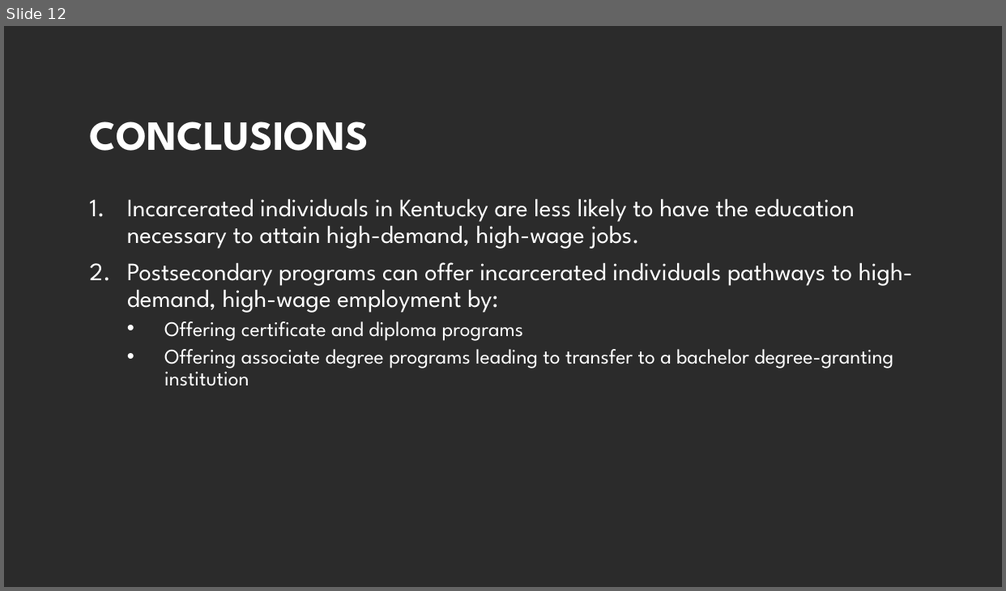
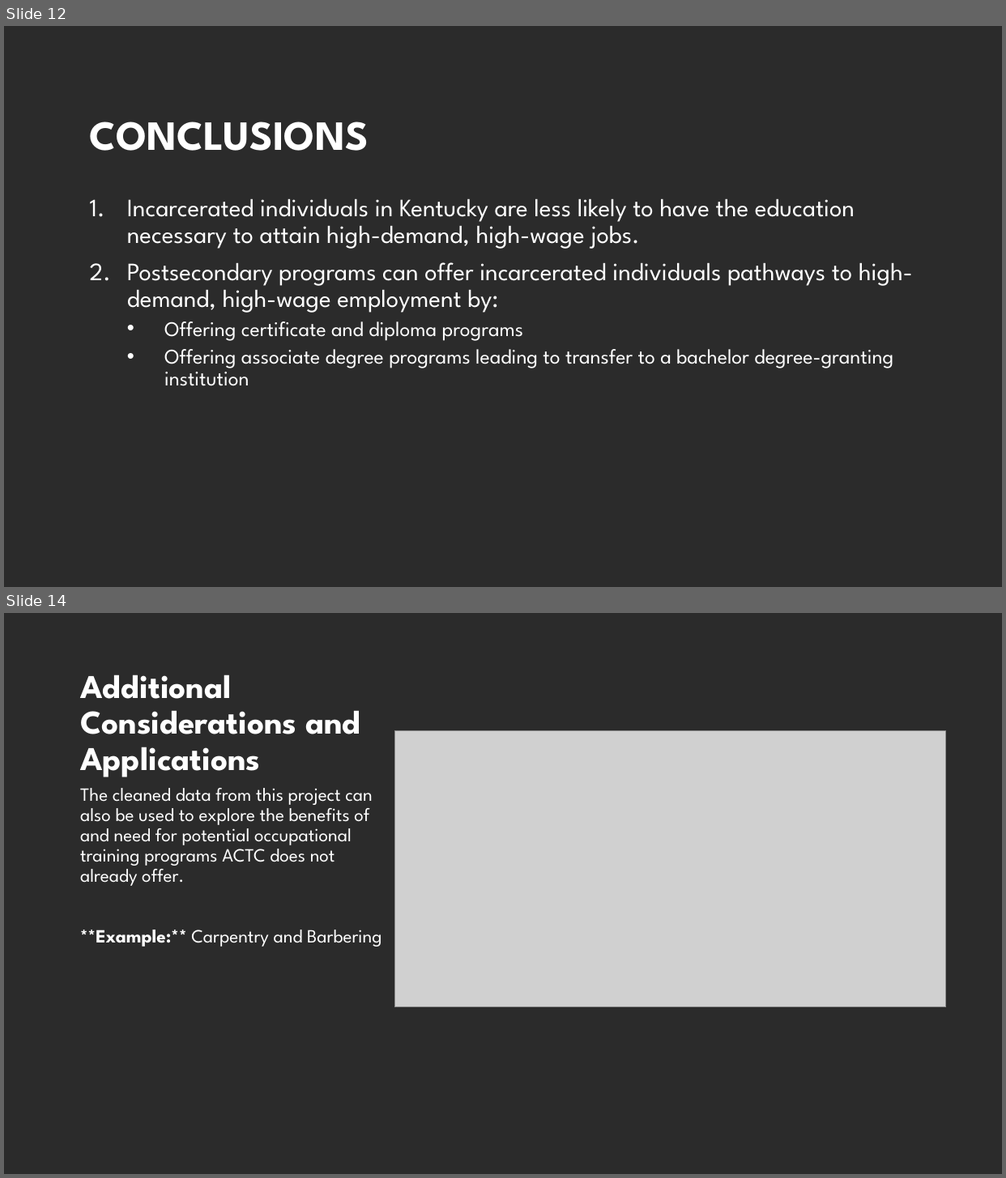
Before and after one commit to ashley-skidmore/prison_to_profession, a slide deck: deliverables/project_presentation.pptx. Shown one above the other, each under a label of ours: slide 12 before the commit, slides 12 and 14 after it; the slides between them are not shown. The pictures are 1006x591 and 1006x1178 pixels, drawn with LibreOffice and Linux fonts; fonts in the diff are those of the drawing; grey boxes stand for pictures; background and template pictures are left out; a plain dark background stands for a picture behind light text. Boxes give left, top, right and bottom in pixels: in the first picture for what was removed or moved away, otherwise in the second. Text is boxed around its words. In the diff, an @@ line names an element or a change of style, - is before the commit and + after.

Commit message:
updated presentation files with additional considerations and applications for data

```diff
--- a/deliverables/project_presentation.pptx
+++ b/deliverables/project_presentation.pptx
@@ slide 14 added at [4,613,1002,1174], background picture (left out) @@
@@ title added at [80,675,360,777], 32 pt, text #FFFFFF, bold @@
+Additional Considerations and Applications
@@ picture added at [394,731,947,1007] @@
@@ text added at [80,788,381,947], 18 pt, text #FFFFFF @@
+The cleaned data from this project can also be used to explore the benefits of and need for potential occupational training programs ACTC does not already offer.
+**Example:** Carpentry and Barbering
```
Also in this commit, not shown: 1 slide changed, 2 other slides added, 1 slide removed, 1 other file.
